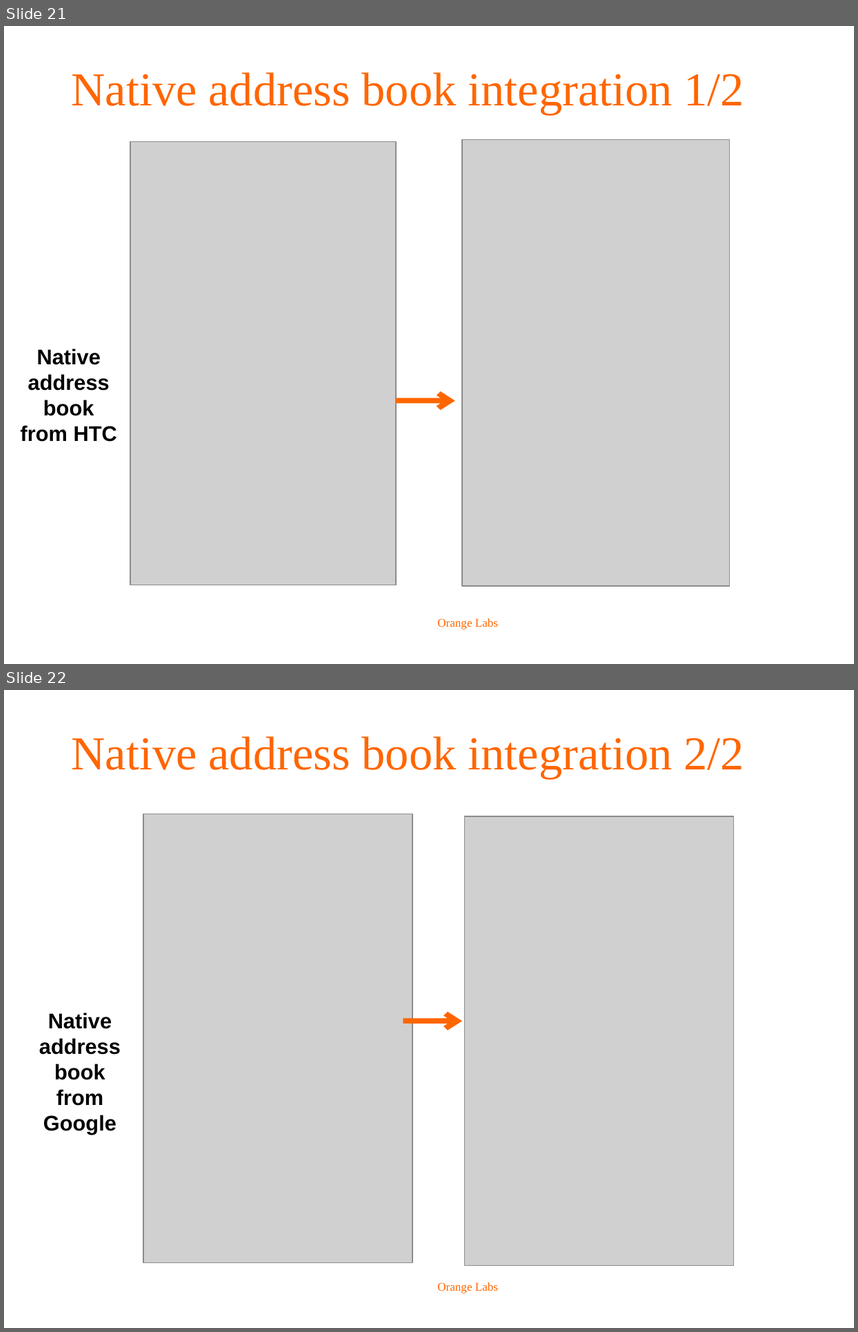
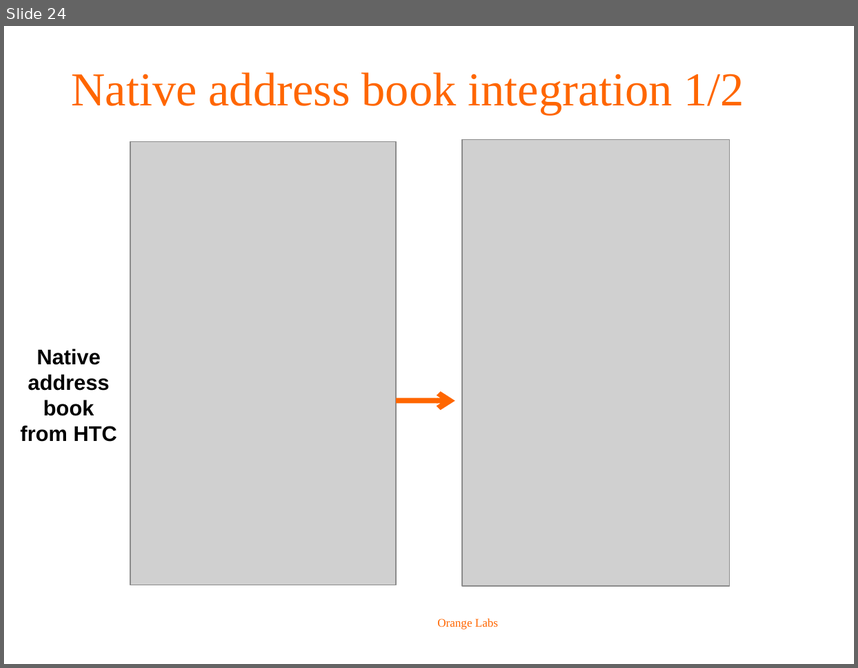
Before and after one commit to biddyweb/android-rcs-ims-stack, a slide deck: doc/roadmap/OrangeLabs_RCS-e_stack_roadmap.ppt. Shown one above the other, each under a label of ours: slides 21 and 22 before the commit, slide 24 after it. The pictures are 858x1332 and 858x668 pixels, drawn with LibreOffice and Linux fonts; fonts in the diff are those of the drawing; grey boxes stand for pictures; background and template pictures are left out. Boxes give left, top, right and bottom in pixels: in the first picture for what was removed or moved away, otherwise in the second. Text is boxed around its words. In the diff, an @@ line names an element or a change of style, - is before the commit and + after.

```diff
--- a/doc/roadmap/OrangeLabs_RCS-e_stack_roadmap.ppt
+++ b/doc/roadmap/OrangeLabs_RCS-e_stack_roadmap.ppt
@@ slide 22 removed at (4, 690, 854, 1328), background #FFFFFF; not listed: 1 template element that a slide beside it also shows @@
@@ title removed at (71, 736, 744, 778) @@
-Native address book integration 2/2
@@ picture removed at (143, 814, 413, 1263) @@
@@ picture removed at (465, 817, 734, 1265) @@
@@ text removed at (39, 1012, 121, 1134) @@
-Native
-address
-book
-from
-Google
@@ arrow removed from (403, 1021) to (462, 1021) @@
@@ what was slide 21 is now slide 24 @@
```
Also in this commit, not shown: 8 slides changed, 3 slides added, 1 other file.
